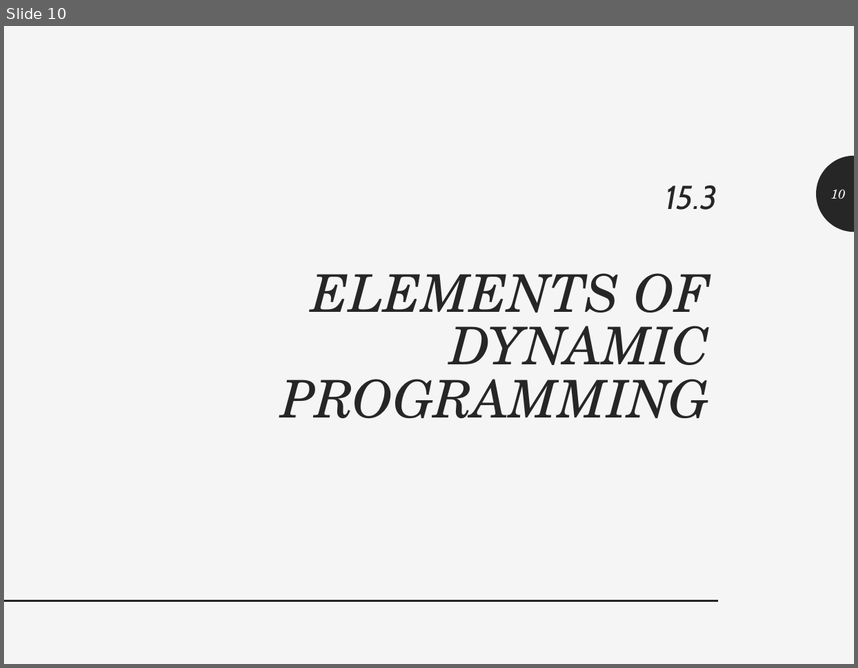
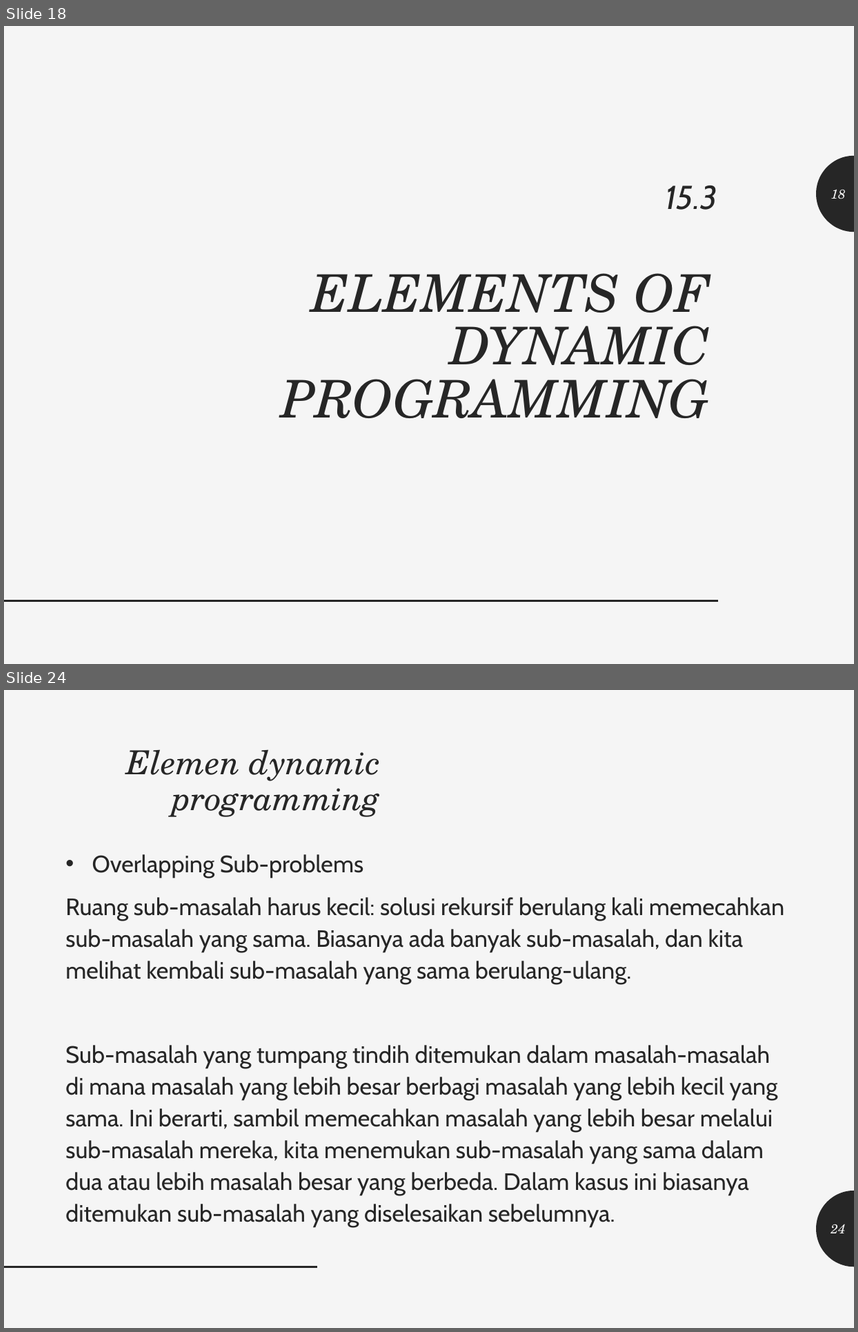
Before and after one commit to realicejoanne/analgo-01, a slide deck: Kelas - 5 (Presentasi UAS)/Analgo.pptx. Shown one above the other, each under a label of ours: slide 10 before the commit, slides 18 and 24 after it; the slides between them are not shown. The pictures are 858x668 and 858x1332 pixels, drawn with LibreOffice and Linux fonts; fonts in the diff are those of the drawing. Boxes give left, top, right and bottom in pixels: in the first picture for what was removed or moved away, otherwise in the second. Text is boxed around its words. In the diff, an @@ line names an element or a change of style, - is before the commit and + after.

```diff
--- a/Kelas - 5 (Presentasi UAS)/Analgo.pptx
+++ b/Kelas - 5 (Presentasi UAS)/Analgo.pptx
@@ slide 24 added at (4,690,854,1328), background #F5F5F5 @@
@@ text added at (127,749,381,817), 28 pt, text #262626, italic @@
+Elemen dynamic programming
@@ text added at (65,854,785,1228), 20 pt, text #262626 @@
+• Overlapping Sub-problems
+Ruang sub-masalah harus kecil: solusi rekursif berulang kali memecahkan sub-masalah yang sama. Biasanya ada banyak sub-masalah, dan kita melihat kembali sub-masalah yang sama berulang-ulang.
+Sub-masalah yang tumpang tindih ditemukan dalam masalah-masalah di mana masalah yang lebih besar berbagi masalah yang lebih kecil yang sama. Ini berarti, sambil memecahkan masalah yang lebih besar melalui sub-masalah mereka, kita menemukan sub-masalah yang sama dalam dua atau lebih masalah besar yang berbeda. Dalam kasus ini biasanya ditemukan sub-masalah yang diselesaikan sebelumnya.
@@ freeform shape added at (816,1190,854,1266), fill #262626 @@
@@ page number added at (831,1223,846,1233), 11 pt, text #F5F5F5, italic @@
+24
@@ line added from (4, 1266) to (318, 1266), #262626 2 pt @@
@@ what was slide 10 is now slide 18 @@
@@ page number at (831,189,846,199): text changed @@
-10
+18
```
Also in this commit, not shown: 1 slide changed, 19 other slides added, 4 other files.
